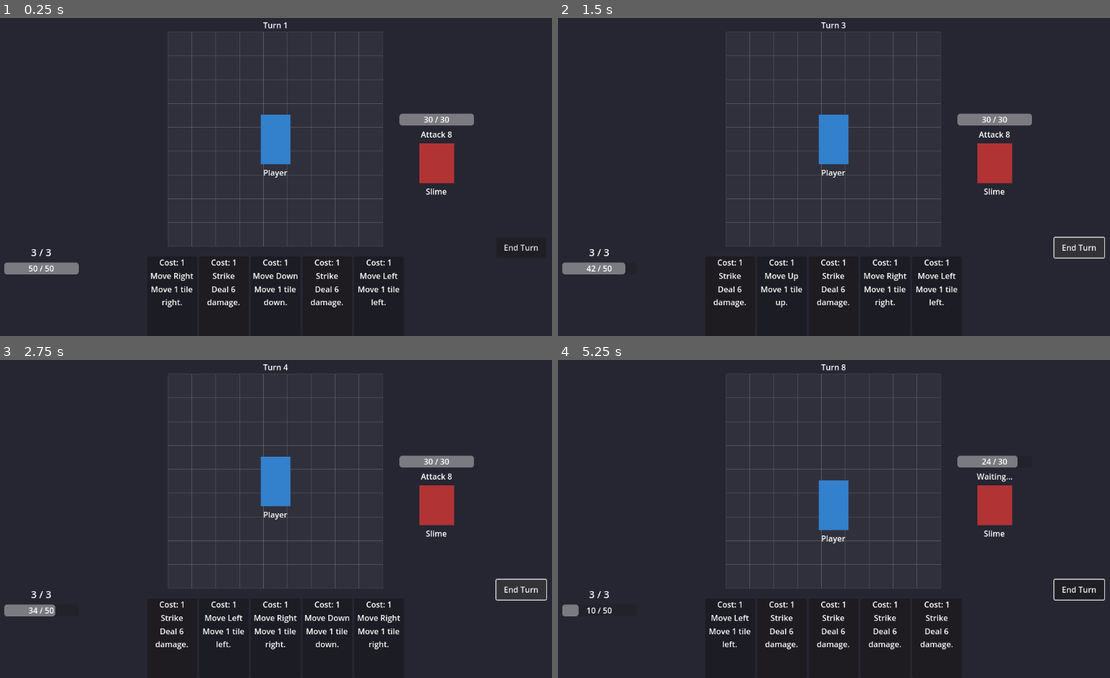
Above: before the commit, frames 1-4 (two rows, left to right).
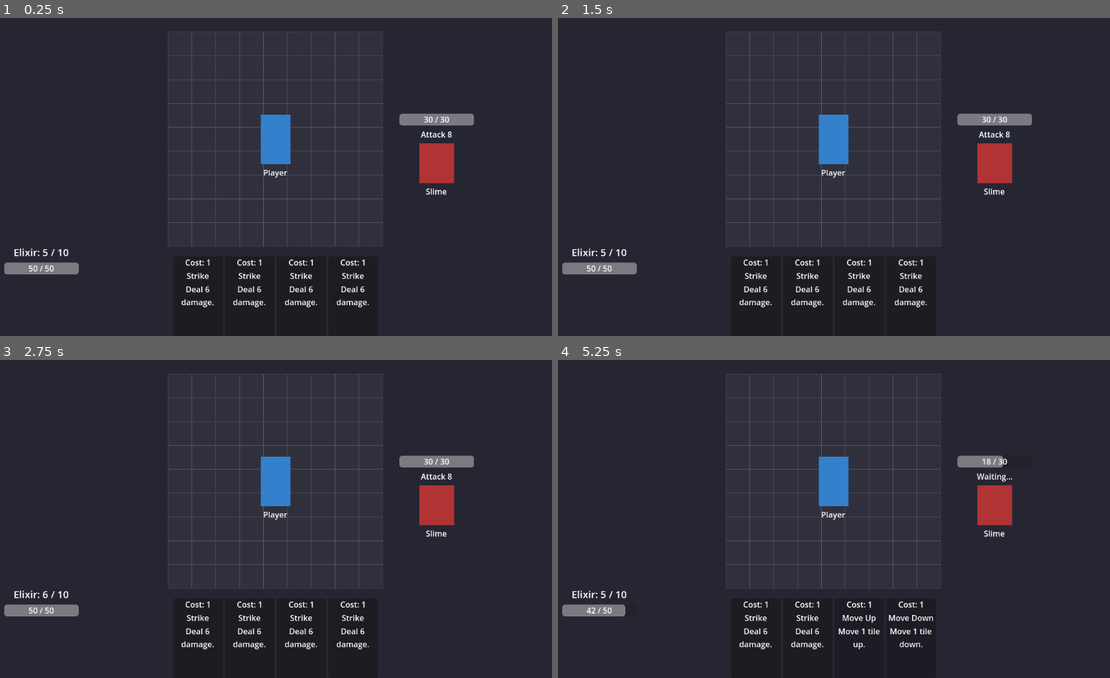
Above: after the commit, the same moments.

Repository: tommytang0122/kanjo-slay-the-spire
Game: Godot game, scene res://scenes/battle/battle_scene.tscn
The game is run twice, just before and just after one commit, with the same random seed, the same clock (stepped at 60 frames per second) and the same inputs.
Inputs (mouse positions are in pixels of both pictures, inside the frame that each line leads up to):
- Up to frame 1 (0.25 s): no input
- Up to frame 2 (1.5 s): click (1076, 246) at 0.5 s, where only the run before the commit has a clickable "End Turn"; click (1076, 246) at 1.25 s, where only the run before the commit has a clickable "End Turn"
- Up to frame 3 (2.75 s): click (518, 588) at 2 s, where only the run before the commit has a clickable "End Turn"
- Up to frame 4 (5.25 s): tap Enter at 2.75, 4.25 s; move the mouse to (729, 639) at 2.77 s; click (729, 639) at 2.92 s; tap Space at 3.5, 5 s; move the mouse to (756, 639) at 3.52 s; click (756, 639) at 3.67 s; move the mouse to (729, 639) at 4.27 s; click (729, 639) at 4.42 s; move the mouse to (806, 639) at 5.02 s; click (806, 639) at 5.17 s

The runs differ from the first frame. In frame 1, 2.0% of the frame differs, in the area x 2-98%, y 1-91%; in frame 2, 2.2%; in frame 3, 2.3%; in frame 4, 3.4%, in the area x 2-100%, y 1-91%.

Commit message:
modify to realtime deck system

Diff:
--- a/data/characters/character_data.gd
+++ b/data/characters/character_data.gd
@@ -4,3 +4,4 @@
 @export var character_name: String = ""
 @export var max_hp: int = 1
 @export var deck: Array[CardData] = []
+@export var attack_interval: float = 3.0
--- a/data/characters/player.tres
+++ b/data/characters/player.tres
@@ -3,13 +3,14 @@
 [ext_resource type="Script" uid="uid://cnxelhfka3d2m" path="res://data/characters/character_data.gd" id="1"]
 [ext_resource type="Script" uid="uid://uk6k11iggp1n" path="res://data/cards/card_data.gd" id="1_btt0u"]
 [ext_resource type="Resource" uid="uid://b3ak1li5ppcd1" path="res://data/cards/strike.tres" id="2"]
-[ext_resource type="Resource" path="res://data/cards/move_up.tres" id="3"]
-[ext_resource type="Resource" path="res://data/cards/move_down.tres" id="4"]
-[ext_resource type="Resource" path="res://data/cards/move_left.tres" id="5"]
-[ext_resource type="Resource" path="res://data/cards/move_right.tres" id="6"]
+[ext_resource type="Resource" uid="uid://cawbhljtja1nw" path="res://data/cards/move_up.tres" id="3"]
+[ext_resource type="Resource" uid="uid://rgewvco37mwt" path="res://data/cards/move_down.tres" id="4"]
+[ext_resource type="Resource" uid="uid://c6yshp2w001qf" path="res://data/cards/move_left.tres" id="5"]
+[ext_resource type="Resource" uid="uid://c18m8372qvmnm" path="res://data/cards/move_right.tres" id="6"]
 
 [resource]
 script = ExtResource("1")
 character_name = "Player"
 max_hp = 50
-deck = Array[ExtResource("1_btt0u")]([ExtResource("2"), ExtResource("2"), ExtResource("2"), ExtResource("2"), ExtResource("2"), ExtResource("2"), ExtResource("2"), ExtResource("2"), ExtResource("2"), ExtResource("2"), ExtResource("2"), ExtResource("2"), ExtResource("2"), ExtResource("2"), ExtResource("2"), ExtResource("2"), ExtResource("2"), ExtResource("2"), ExtResource("2"), ExtResource("2"), ExtResource("3"), ExtResource("3"), ExtResource("3"), ExtResource("3"), ExtResource("3"), ExtResource("4"), ExtResource("4"), ExtResource("4"), ExtResource("4"), ExtResource("4"), ExtResource("5"), ExtResource("5"), ExtResource("5"), ExtResource("5"), ExtResource("5"), ExtResource("6"), ExtResource("6"), ExtResource("6"), ExtResource("6"), ExtResource("6")])
+deck = Array[ExtResource("1_btt0u")]([ExtResource("2"), ExtResource("2"), ExtResource("2"), ExtResource("2"), ExtResource("3"), ExtResource("4"), ExtResource("5"), ExtResource("6")])
+attack_interval = 3.0
--- a/data/characters/slime.tres
+++ b/data/characters/slime.tres
@@ -8,3 +8,4 @@
 character_name = "Slime"
 max_hp = 30
 deck = Array[ExtResource("1_qcv52")]([])
+attack_interval = 3.0
--- a/scenes/battle/battle_scene.gd
+++ b/scenes/battle/battle_scene.gd
@@ -6,8 +6,6 @@
 @onready var player_health_bar: HealthBar = $CanvasLayer/PlayerHealthBar
 @onready var enemy_health_bar: HealthBar = $CanvasLayer/EnemyHealthBar
 @onready var hand_ui: HandUI = $CanvasLayer/HandUI
-@onready var end_turn_button: Button = $CanvasLayer/EndTurnButton
-@onready var turn_label: Label = $CanvasLayer/TurnLabel
 @onready var result_label: Label = $CanvasLayer/ResultLabel
 @onready var energy_label: Label = $CanvasLayer/EnergyLabel
 @onready var battle_grid: BattleGrid = $BattleGrid
@@ -29,12 +27,6 @@
 	battle_manager.deck_manager.hand_updated.connect(hand_ui.update_hand)
 	hand_ui.card_selected.connect(battle_manager.execute_card)
 
-	# Connect end turn button
-	end_turn_button.pressed.connect(battle_manager.end_player_turn)
-
-	# Connect turn label
-	battle_manager.turn_system.phase_changed.connect(_on_phase_changed)
-
 	# Connect energy
 	battle_manager.energy_changed.connect(_on_energy_changed)
 	battle_manager.energy_changed.connect(hand_ui.update_energy)
@@ -53,16 +45,11 @@
 	gm.player_moved.connect(_on_player_moved)
 
 	# Start battle
-	battle_manager.setup(player_node, enemy_node, player_data)
-
-func _on_phase_changed(phase: TurnSystem.Phase) -> void:
-	turn_label.text = "Turn %d" % battle_manager.turn_system.turn_number
-	end_turn_button.disabled = phase != TurnSystem.Phase.PLAYER_TURN
+	battle_manager.setup(player_node, enemy_node, player_data, enemy_data)
 
 func _on_battle_ended(won: bool) -> void:
 	result_label.visible = true
 	result_label.text = "VICTORY!" if won else "DEFEAT..."
-	end_turn_button.disabled = true
 
 func _on_player_moved(new_pos: Vector2i) -> void:
 	var gm := battle_manager.grid_manager
@@ -70,7 +57,7 @@
 	battle_grid.update_position(new_pos)
 
 func _on_energy_changed(current: int, max_val: int) -> void:
-	energy_label.text = "%d / %d" % [current, max_val]
+	energy_label.text = "Elixir: %d / %d" % [current, max_val]
 
 func _on_intent_changed(_intent: String) -> void:
 	pass # IntentLabel on EnemyNode handles its own display
--- a/scenes/battle/battle_scene.tscn
+++ b/scenes/battle/battle_scene.tscn
@@ -1,10 +1,9 @@
-[gd_scene load_steps=11 format=3 uid="uid://rlm3f70wn5j"]
+[gd_scene load_steps=10 format=3 uid="uid://rlm3f70wn5j"]
 
 [ext_resource type="Script" uid="uid://7j8adtg8swha" path="res://scenes/battle/battle_scene.gd" id="1"]
 [ext_resource type="Script" uid="uid://b4us838ql3pdf" path="res://scenes/characters/player_node.gd" id="2"]
 [ext_resource type="Script" uid="uid://bpj8nrx8inet" path="res://scenes/characters/enemy_node.gd" id="3"]
 [ext_resource type="Script" uid="uid://b23ntl1oo1akx" path="res://scripts/battle_manager.gd" id="4"]
-[ext_resource type="Script" uid="uid://b2tr1v8bhqbga" path="res://scripts/turn_system.gd" id="5"]
 [ext_resource type="Script" uid="uid://ryoho6ks1gi" path="res://scripts/deck_manager.gd" id="6"]
 [ext_resource type="Script" uid="uid://d03bqygh6kxc7" path="res://scenes/ui/health_bar.gd" id="7"]
 [ext_resource type="Script" uid="uid://bdn2qhgyl8p8i" path="res://scenes/ui/hand_ui.gd" id="8"]
@@ -70,9 +69,6 @@
 
 [node name="BattleManager" type="Node" parent="."]
 script = ExtResource("4")
-
-[node name="TurnSystem" type="Node" parent="BattleManager"]
-script = ExtResource("5")
 
 [node name="DeckManager" type="Node" parent="BattleManager"]
 script = ExtResource("6")
@@ -152,22 +148,7 @@
 offset_right = 180.0
 offset_bottom = 495.0
 theme_override_font_sizes/font_size = 20
-text = "0 / 0"
-horizontal_alignment = 1
-
-[node name="EndTurnButton" type="Button" parent="CanvasLayer"]
-offset_left = 1020.0
-offset_top = 450.0
-offset_right = 1120.0
-offset_bottom = 490.0
-text = "End Turn"
-
-[node name="TurnLabel" type="Label" parent="CanvasLayer"]
-offset_left = 500.0
-offset_top = 10.0
-offset_right = 652.0
-offset_bottom = 40.0
-text = "Turn 1"
+text = "Elixir: 0 / 0"
 horizontal_alignment = 1
 
 [node name="ResultLabel" type="Label" parent="CanvasLayer"]
--- a/scripts/battle_manager.gd
+++ b/scripts/battle_manager.gd
@@ -6,84 +6,87 @@
 signal battle_ended(won: bool)
 signal energy_changed(current: int, max_val: int)
 
-const CARDS_PER_TURN := 5
-const MAX_ENERGY := 3
+const MAX_ELIXIR := 10
+const ELIXIR_REGEN_INTERVAL := 2.0
+const INITIAL_ELIXIR := 5
 
-var energy: int = 0
+var elixir: int = 0
 
-@onready var turn_system: TurnSystem = $TurnSystem
 @onready var deck_manager: DeckManager = $DeckManager
 @onready var grid_manager: GridManager = $GridManager
 
 var player_node: PlayerNode
 var enemy_node: EnemyNode
-var is_player_turn := false
 
-func setup(player: PlayerNode, enemy: EnemyNode, player_data: CharacterData) -> void:
+var _elixir_timer: float = 0.0
+var _enemy_timer: float = 0.0
+var _enemy_attack_interval: float = 3.0
+var _battle_active := false
+
+func setup(player: PlayerNode, enemy: EnemyNode, player_data: CharacterData, enemy_data: CharacterData) -> void:
 	player_node = player
 	enemy_node = enemy
+	_enemy_attack_interval = enemy_data.attack_interval
 
 	deck_manager.setup(player_data.deck)
 	player_node.died.connect(_on_player_died)
 	enemy_node.died.connect(_on_enemy_died)
-	turn_system.phase_changed.connect(_on_phase_changed)
 
-	turn_system.start_battle()
+	elixir = INITIAL_ELIXIR
+	_elixir_timer = 0.0
+	_enemy_timer = 0.0
+	_battle_active = true
+	energy_changed.emit(elixir, MAX_ELIXIR)
+
+func _process(delta: float) -> void:
+	if not _battle_active:
+		return
+
+	# Elixir regen
+	_elixir_timer += delta
+	if _elixir_timer >= ELIXIR_REGEN_INTERVAL:
+		_elixir_timer -= ELIXIR_REGEN_INTERVAL
+		if elixir < MAX_ELIXIR:
+			elixir += 1
+			energy_changed.emit(elixir, MAX_ELIXIR)
+
+	# Enemy attack timer
+	_enemy_timer += delta
+	if _enemy_timer >= _enemy_attack_interval:
+		_enemy_timer -= _enemy_attack_interval
+		_execute_enemy_attack()
 
 func execute_card(card: CardData) -> void:
-	if not is_player_turn:
+	if not _battle_active:
 		return
-	if energy < card.cost:
+	if elixir < card.cost:
 		return
 	if card.card_type == "attack":
-		energy -= card.cost
-		energy_changed.emit(energy, MAX_ENERGY)
+		elixir -= card.cost
+		energy_changed.emit(elixir, MAX_ELIXIR)
 		deck_manager.play_card(card)
 		enemy_node.take_damage(card.damage)
 		card_played.emit(card)
 	else:
 		if grid_manager.try_move(card.card_type):
-			energy -= card.cost
-			energy_changed.emit(energy, MAX_ENERGY)
+			elixir -= card.cost
+			energy_changed.emit(elixir, MAX_ELIXIR)
 			deck_manager.play_card(card)
 			card_played.emit(card)
 
-func end_player_turn() -> void:
-	if not is_player_turn:
+func _execute_enemy_attack() -> void:
+	if not _battle_active:
 		return
-	is_player_turn = false
-	deck_manager.discard_hand()
-	turn_system.end_player_turn()
-
-func _on_phase_changed(phase: TurnSystem.Phase) -> void:
-	match phase:
-		TurnSystem.Phase.PLAYER_START:
-			energy = MAX_ENERGY
-			energy_changed.emit(energy, MAX_ENERGY)
-			deck_manager.draw_cards(CARDS_PER_TURN)
-			turn_system.begin_player_turn()
-		TurnSystem.Phase.PLAYER_TURN:
-			is_player_turn = true
-		TurnSystem.Phase.ENEMY_ACTION:
-			_execute_enemy_turn()
-		TurnSystem.Phase.BATTLE_WON:
-			battle_ended.emit(true)
-		TurnSystem.Phase.BATTLE_LOST:
-			battle_ended.emit(false)
-
-func _execute_enemy_turn() -> void:
 	var action := enemy_node.get_current_intent()
 	var damage := enemy_node.execute_action()
 	if damage > 0:
 		player_node.take_damage(damage)
 	enemy_acted.emit(action, damage)
-	if player_node.current_hp > 0:
-		turn_system.begin_next_turn()
 
 func _on_enemy_died() -> void:
-	is_player_turn = false
-	turn_system.battle_won()
+	_battle_active = false
+	battle_ended.emit(true)
 
 func _on_player_died() -> void:
-	is_player_turn = false
-	turn_system.battle_lost()
+	_battle_active = false
+	battle_ended.emit(false)
--- a/scripts/deck_manager.gd
+++ b/scripts/deck_manager.gd
@@ -3,44 +3,32 @@
 
 signal hand_updated(hand: Array[CardData])
 
-var draw_pile: Array[CardData] = []
-var hand: Array[CardData] = []
-var discard_pile: Array[CardData] = []
+const HAND_SIZE := 4
+
+var queue: Array[CardData] = []
+
+var hand: Array[CardData]:
+	get:
+		var result: Array[CardData] = []
+		for i in mini(HAND_SIZE, queue.size()):
+			result.append(queue[i])
+		return result
 
 func setup(deck: Array[CardData]) -> void:
-	draw_pile.clear()
-	hand.clear()
-	discard_pile.clear()
+	queue.clear()
 	for card in deck:
-		draw_pile.append(card)
-	_shuffle_draw_pile()
-
-func draw_cards(count: int) -> void:
-	for i in count:
-		if draw_pile.is_empty():
-			_reshuffle_discard_into_draw()
-		if draw_pile.is_empty():
-			break
-		hand.append(draw_pile.pop_back())
+		queue.append(card)
 	hand_updated.emit(hand)
 
 func play_card(card: CardData) -> void:
-	var idx := hand.find(card)
+	var idx := -1
+	for i in mini(HAND_SIZE, queue.size()):
+		if queue[i] == card:
+			idx = i
+			break
 	if idx == -1:
 		return
-	hand.remove_at(idx)
-	discard_pile.append(card)
+	var played := queue[idx]
+	queue.remove_at(idx)
+	queue.append(played)
 	hand_updated.emit(hand)
-
-func discard_hand() -> void:
-	discard_pile.append_array(hand)
-	hand.clear()
-	hand_updated.emit(hand)
-
-func _shuffle_draw_pile() -> void:
-	draw_pile.shuffle()
-
-func _reshuffle_discard_into_draw() -> void:
-	draw_pile.append_array(discard_pile)
-	discard_pile.clear()
-	_shuffle_draw_pile()
--- a/scripts/turn_system.gd
+++ /dev/null
@@ -1,39 +0,0 @@
-class_name TurnSystem
-extends Node
-
-signal phase_changed(phase: Phase)
-
-enum Phase {
-	PLAYER_START,
-	PLAYER_TURN,
-	ENEMY_ACTION,
-	BATTLE_WON,
-	BATTLE_LOST,
-}
-
-var current_phase: Phase = Phase.PLAYER_START
-var turn_number: int = 0
-
-func start_battle() -> void:
-	turn_number = 1
-	_set_phase(Phase.PLAYER_START)
-
-func begin_player_turn() -> void:
-	_set_phase(Phase.PLAYER_TURN)
-
-func end_player_turn() -> void:
-	_set_phase(Phase.ENEMY_ACTION)
-
-func begin_next_turn() -> void:
-	turn_number += 1
-	_set_phase(Phase.PLAYER_START)
-
-func battle_won() -> void:
-	_set_phase(Phase.BATTLE_WON)
-
-func battle_lost() -> void:
-	_set_phase(Phase.BATTLE_LOST)
-
-func _set_phase(phase: Phase) -> void:
-	current_phase = phase
-	phase_changed.emit(phase)
Not shown, removed: scripts/turn_system.gd.uid
